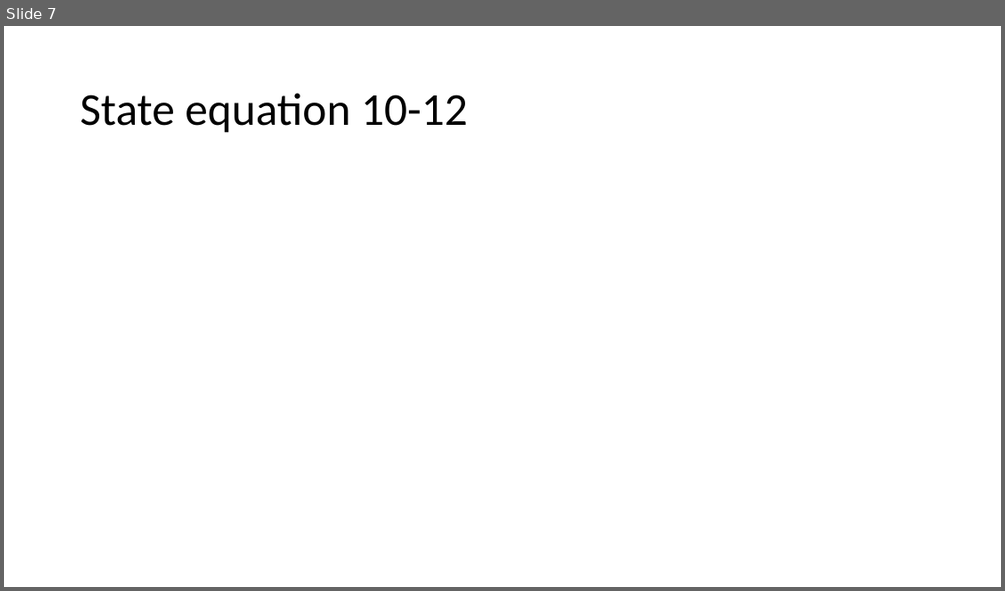
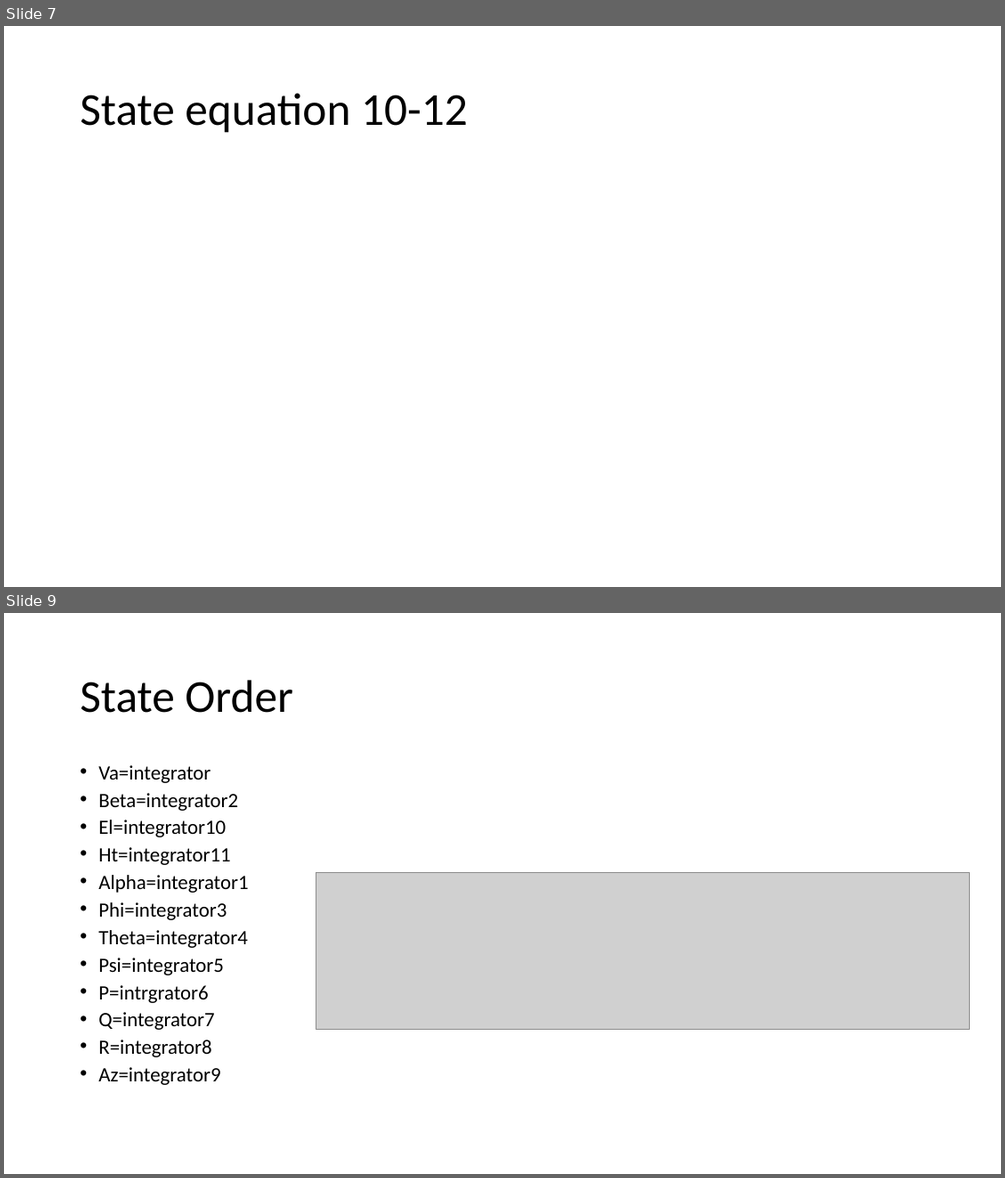
Before and after one commit to NCSUCORE/DoEOceanKiteProject, a slide deck: rappStuff/rappLinearizedEquations.pptx. Shown one above the other, each under a label of ours: slide 7 before the commit, slides 7 and 9 after it; the slides between them are not shown. The pictures are 1005x591 and 1005x1178 pixels, drawn with LibreOffice and Linux fonts; fonts in the diff are those of the drawing; grey boxes stand for pictures. Boxes give left, top, right and bottom in pixels: in the first picture for what was removed or moved away, otherwise in the second. Text is boxed around its words. In the diff, an @@ line names an element or a change of style, - is before the commit and + after.

```diff
--- a/rappStuff/rappLinearizedEquations.pptx
+++ b/rappStuff/rappLinearizedEquations.pptx
@@ slide 9 added at [4, 613, 1001, 1174], background #FFFFFF @@
@@ title added at [80, 680, 293, 713], 44 pt, text #000000 @@
+State Order
@@ text added at [98, 765, 248, 1085], 19.6 pt, text #000000 @@
+• Va=integrator
+• Beta=integrator2
+• El=integrator10
+• Ht=integrator11
+• Alpha=integrator1
+• Phi=integrator3
+• Theta=integrator4
+• Psi=integrator5
+• P=intrgrator6
+• Q=integrator7
+• R=integrator8
+• Az=integrator9
@@ picture added at [316, 873, 970, 1029] @@
```
Also in this commit, not shown: 1 other slide added.
